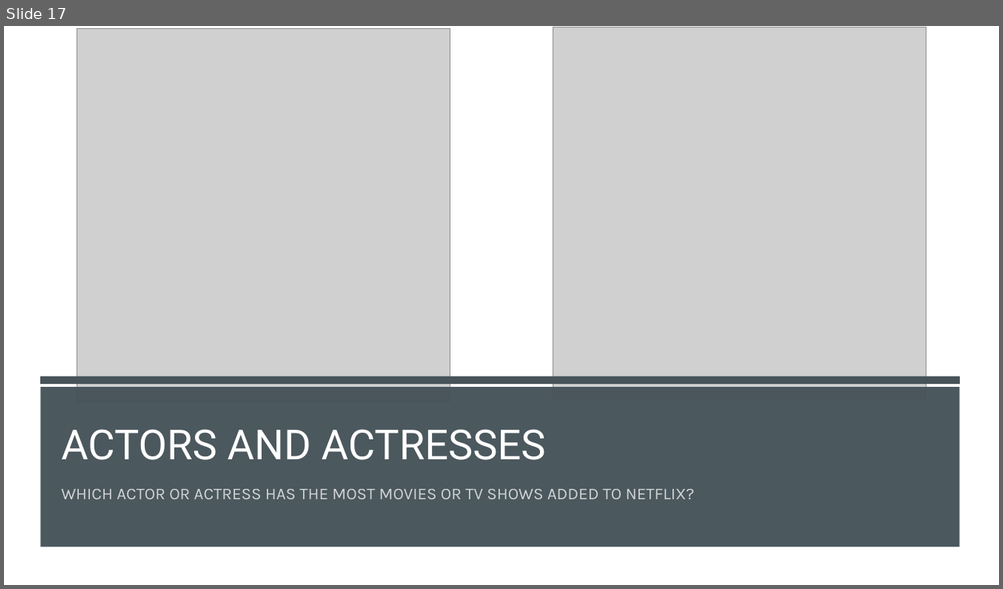
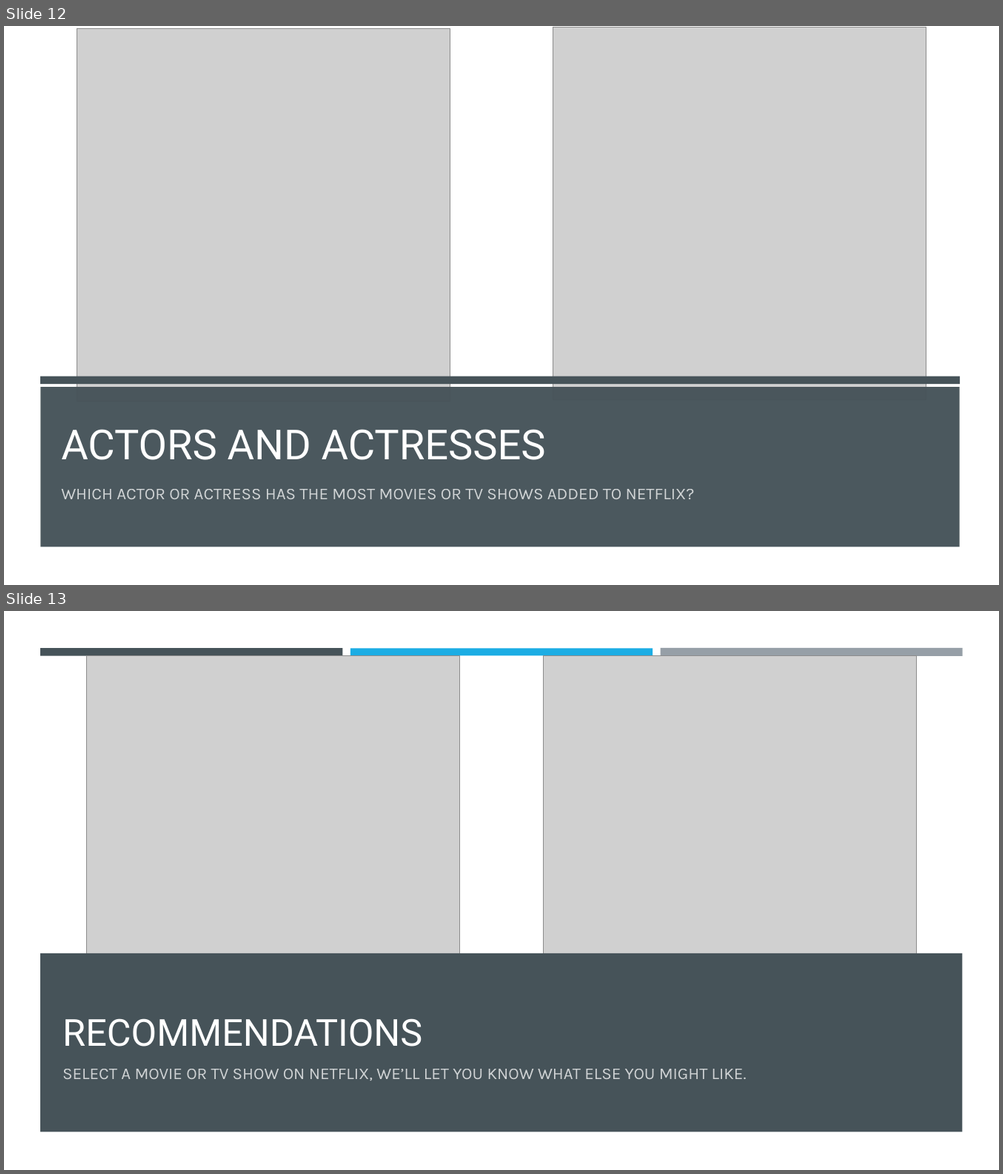
Before and after one commit to a-stockwell/CIDM6312-Project, a slide deck: review_of_netflix_movies_and_tv_shows.pptx. Shown one above the other, each under a label of ours: slide 17 before the commit, slides 12 and 13 after it. The pictures are 1003x589 and 1003x1174 pixels, drawn with LibreOffice and Linux fonts; fonts in the diff are those of the drawing; grey boxes stand for pictures. Boxes give left, top, right and bottom in pixels: in the first picture for what was removed or moved away, otherwise in the second. Text is boxed around its words. In the diff, an @@ line names an element or a change of style, - is before the commit and + after.

```diff
--- a/review_of_netflix_movies_and_tv_shows.pptx
+++ b/review_of_netflix_movies_and_tv_shows.pptx
@@ slide 13 added at [4, 611, 999, 1170], background #FFFFFF @@
@@ rectangle added at [4, 611, 999, 1170], fill #FFFFFF @@
@@ rectangle added at [40, 648, 343, 655], fill #465359 @@
@@ rectangle added at [350, 648, 652, 655], fill #1CADE4 @@
@@ rectangle added at [660, 648, 962, 657], fill #969FA7 @@
@@ picture added at [87, 655, 460, 966] @@
@@ picture added at [543, 655, 916, 966] @@
@@ rectangle added at [40, 954, 962, 1133], fill #465359 @@
@@ title added at [62, 1019, 422, 1047], 36 pt, text #FFFFFF @@
+RECOMMENDATIONS
@@ text added at [62, 1069, 746, 1081], 16 pt, text #FFFFFF at 75% opacity @@
+SELECT A MOVIE OR TV SHOW ON NETFLIX, WE’LL LET YOU KNOW WHAT ELSE YOU MIGHT LIKE.
@@ what was slide 17 is now slide 12 @@
```
Also in this commit, not shown: 2 slides changed, 1 other slide added, 6 slides removed.
